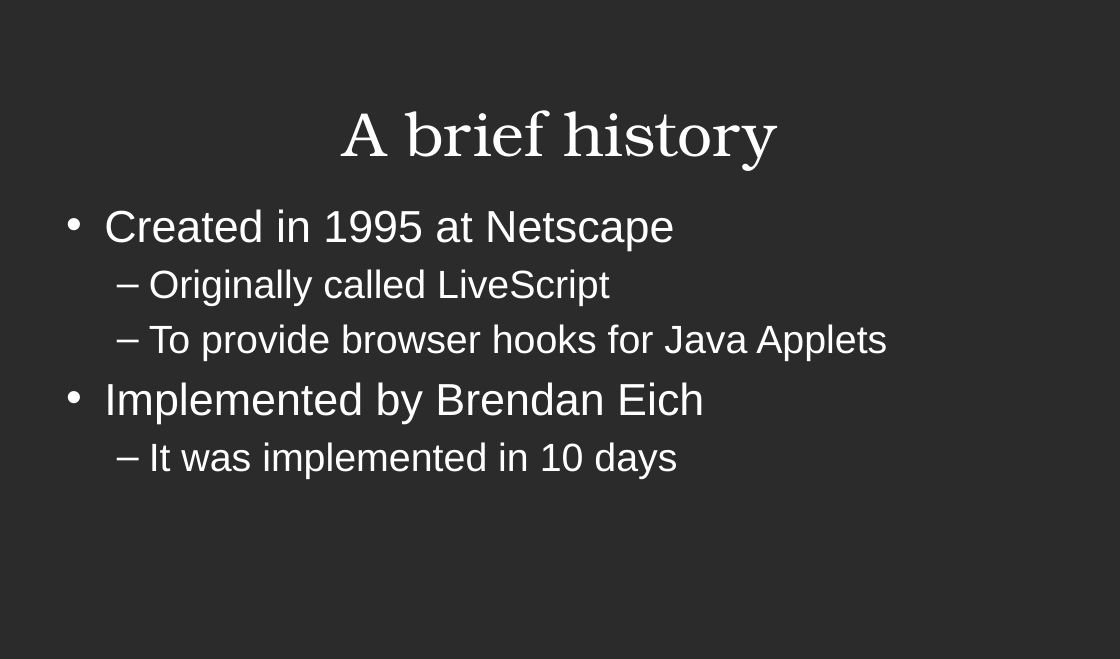
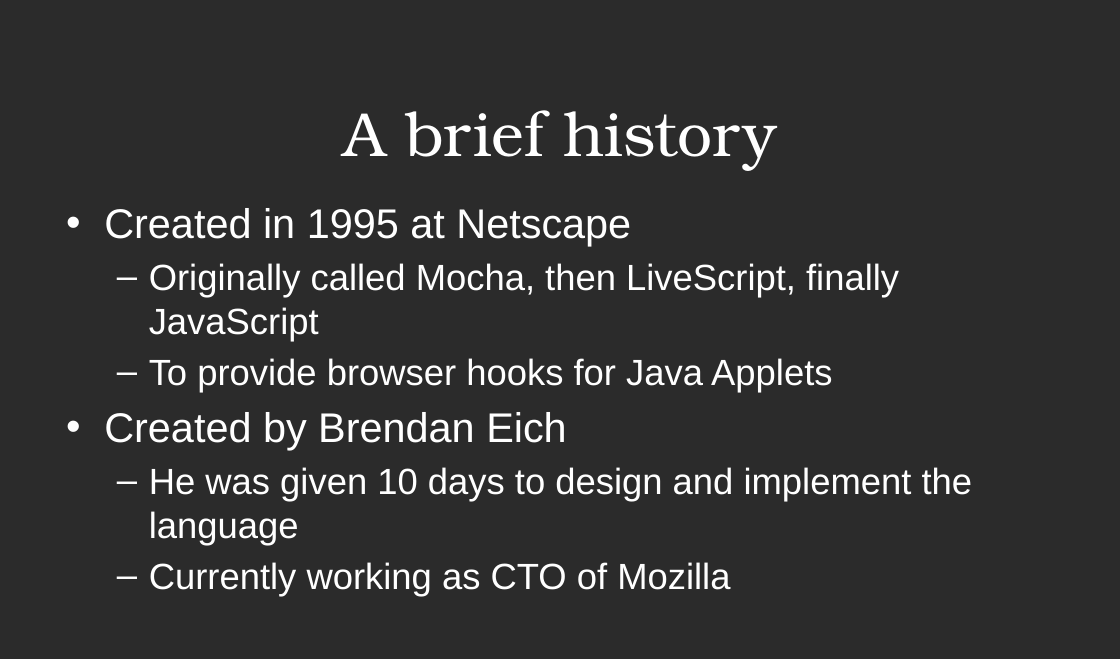
Before and after one commit to JasonOffutt/RefreshCache2011, a slide deck: slide 2 of js-bootcamp/js-bootcamp.pptx (slide 3 before the commit). Drawn at 1120x659 pixels with LibreOffice and Linux fonts; fonts in the diff are those of the drawing; background and template pictures are left out; a plain dark background stands for a picture behind light text. Boxes give left, top, right and bottom in pixels: in the first picture for what was removed or moved away, otherwise in the second. Text is boxed around its words. In the diff, an @@ line names an element or a change of style, - is before the commit and + after.

```diff
--- a/js-bootcamp/js-bootcamp.pptx
+++ b/js-bootcamp/js-bootcamp.pptx
@@ text at (x1=104, y1=208, x2=832, y2=392): size 49 to 45.3 pt in "Created in 1995 at Netscape"; size 43 to 39.8 pt in "To provide browser hooks for Java Applets" @@
@@ text at (x1=149, y1=263, x2=899, y2=341): text changed; size 43 to 39.8 pt @@
-  – Originally called LiveScript
+  – Originally called Mocha, then LiveScript, finally JavaScript
@@ text at (x1=104, y1=412, x2=973, y2=596): text changed; size 49 to 39.8 pt @@
-• Implemented by Brendan Eich
-  – It was implemented in 10 days
+• Created by Brendan Eich
+  – He was given 10 days to design and implement the language
+  – Currently working as CTO of Mozilla
```
Also in this commit, not shown: 3 other slides changed.
